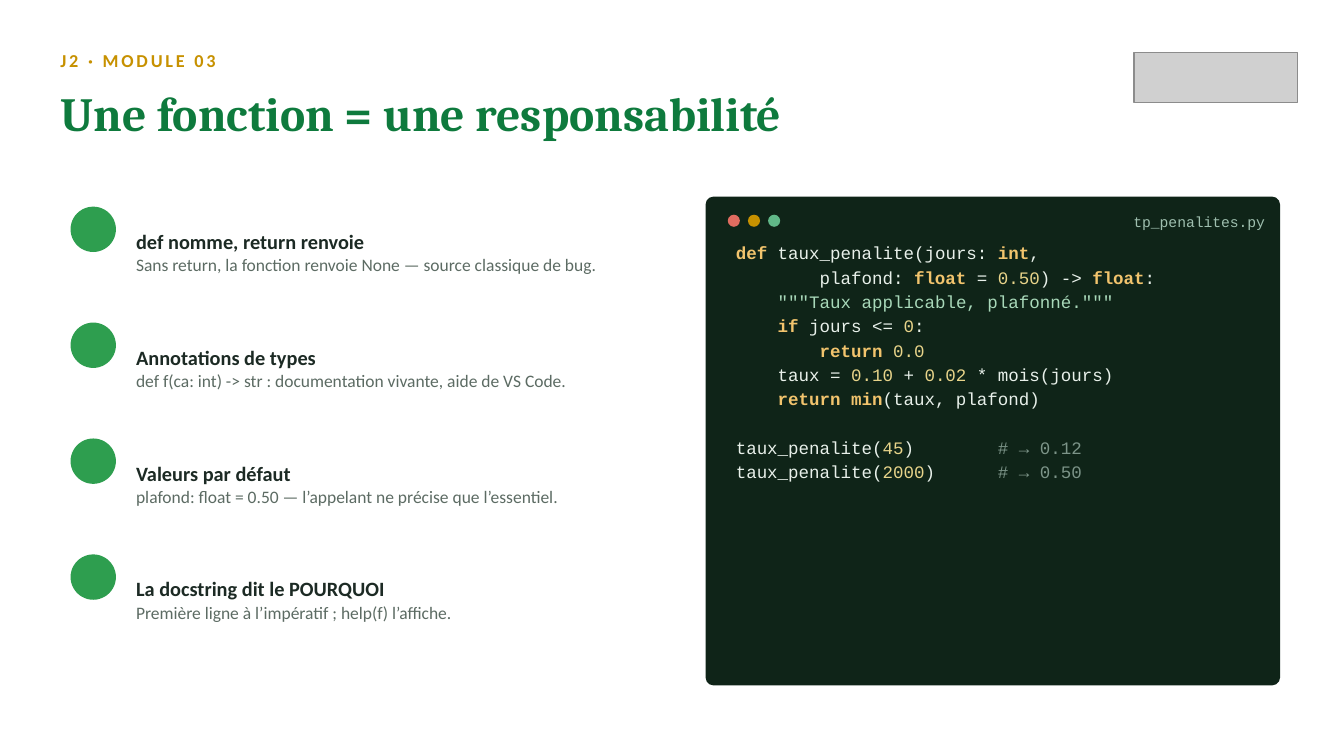
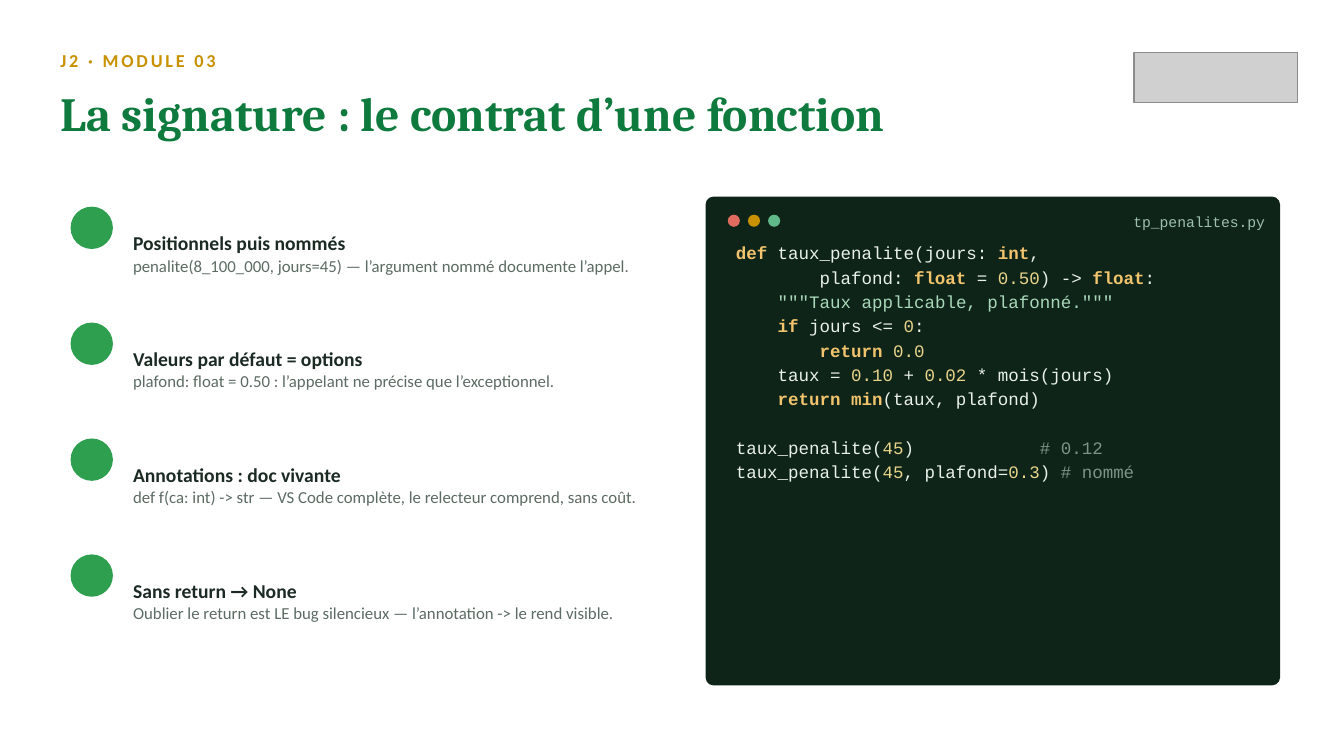
Before and after one commit to sogui/formation-python, a slide deck: slide 3 of slides/sources/J2-fonctions-structures.pptx. Drawn at 1344x756 pixels with LibreOffice and Linux fonts; fonts in the diff are those of the drawing; grey boxes stand for pictures; background and template pictures are left out. Boxes give left, top, right and bottom in pixels: in the first picture for what was removed or moved away, otherwise in the second. Text is boxed around its words. In the diff, an @@ line names an element or a change of style, - is before the commit and + after.

Commit message:
Slides enrichies : niveau intermédiaire, ~14-15 diapos par journée
- J1 : REPL/débogage, pièges du float pour les montants, round bancaire,
  f-strings détaillées, truthiness, enumerate/zip, while, compréhensions
- J2 : *args/**kwargs, portée LEGB et défaut mutable, lambda/key=,
  slicing et copie, Counter/defaultdict, tableau de choix des structures
- J3 : pathlib complet (glob), DictWriter et newline, options JSON,
  hiérarchie des exceptions, else/finally, exceptions métier, uv détaillé
- J4 : dataclass avancé (frozen, __post_init__, field), loc/iloc et
  SettingWithCopyWarning, to_datetime/.dt, agg nommés, merge validé
- J5 : argparse détaillé, logging, vectorisation, anatomie d'un script,
  checklist qualité avant de rendre

```diff
--- a/slides/sources/J2-fonctions-structures.pptx
+++ b/slides/sources/J2-fonctions-structures.pptx
@@ text at (60,97,884,142): text changed @@
-Une fonction = une responsabilité
+La signature : le contrat d’une fonction
@@ text at (133,236,629,275): text changed; size 12.5 to 12 pt @@
-def nomme, return renvoie
-Sans return, la fonction renvoie None — source classique de bug.
+Positionnels puis nommés
+penalite(8_100_000, jours=45) — l’argument nommé documente l’appel.
@@ text at (133,352,554,390): text changed; size 12.5 to 12 pt @@
-Annotations de types
-def f(ca: int) -> str : documentation vivante, aide de VS Code.
+Valeurs par défaut = options
+plafond: float = 0.50 : l’appelant ne précise que l’exceptionnel.
@@ text at (736,442,1134,482): text changed @@
-taux_penalite(45) # → 0.12
-taux_penalite(2000) # → 0.50
+taux_penalite(45) # 0.12
+taux_penalite(45, plafond=0.3) # nommé
@@ text at (133,468,635,506): text changed; size 12.5 to 12 pt @@
-Valeurs par défaut
-plafond: float = 0.50 — l’appelant ne précise que l’essentiel.
+Annotations : doc vivante
+def f(ca: int) -> str — VS Code complète, le relecteur comprend, sans coût.
@@ text at (133,585,613,622): text changed; size 12.5 to 12 pt @@
-La docstring dit le POURQUOI
-Première ligne à l’impératif ; help(f) l’affiche.
+Sans return → None
+Oublier le return est LE bug silencieux — l’annotation -> le rend visible.
```
Also in this commit, not shown: 9 other slides changed, 4 slides added, 9 other files.
